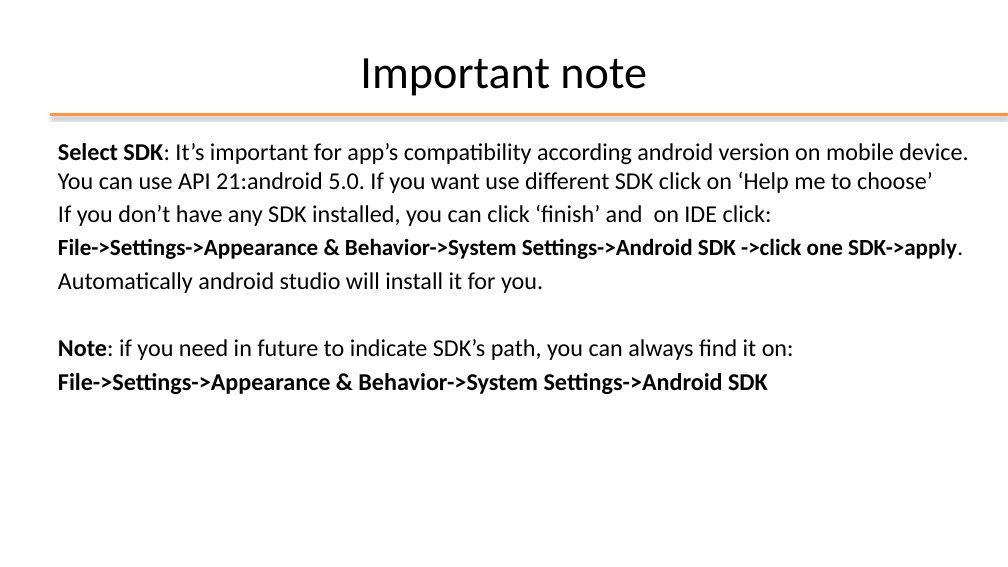
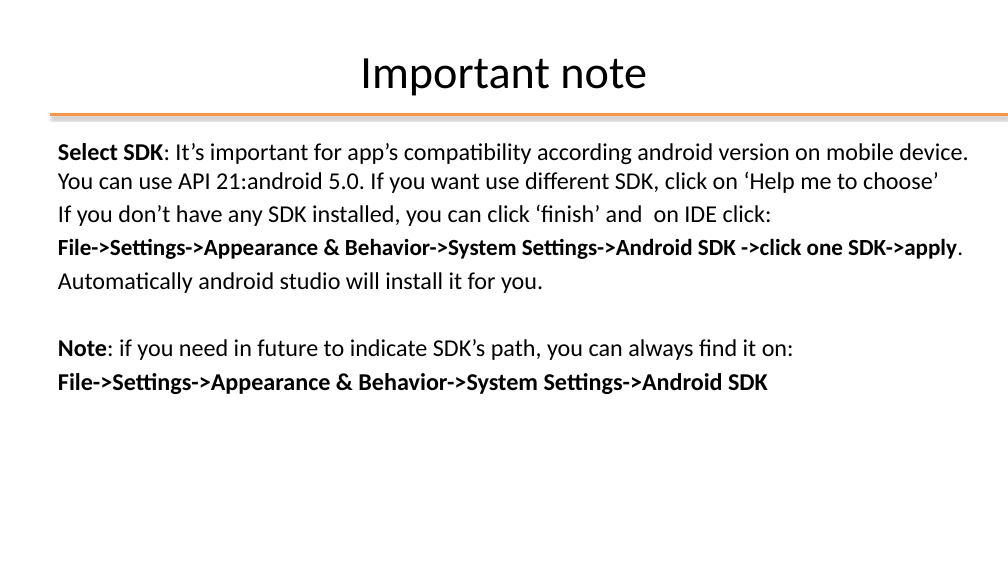
Before and after one commit to StePoli-00/Getting-started-with-Android, a slide deck: slide 10 of 02-Android Studio.pptx (slide 7 before the commit). Drawn at 1008x567 pixels with LibreOffice and Linux fonts; fonts in the diff are those of the drawing; background and template pictures are left out. Boxes give left, top, right and bottom in pixels: in the first picture for what was removed or moved away, otherwise in the second. Text is boxed around its words. In the diff, an @@ line names an element or a change of style, - is before the commit and + after.

```diff
--- a/02-Android Studio.pptx
+++ b/02-Android Studio.pptx
@@ text at (58, 143, 968, 193): text changed @@
-Select SDK: It’s important for app’s compatibility according android version on mobile device. You can use API 21:android 5.0. If you want use different SDK click on ‘Help me to choose’
+Select SDK: It’s important for app’s compatibility according android version on mobile device. You can use API 21:android 5.0. If you want use different SDK, click on ‘Help me to choose’
```
Also in this commit, not shown: 4 other slides changed, 3 slides added.
